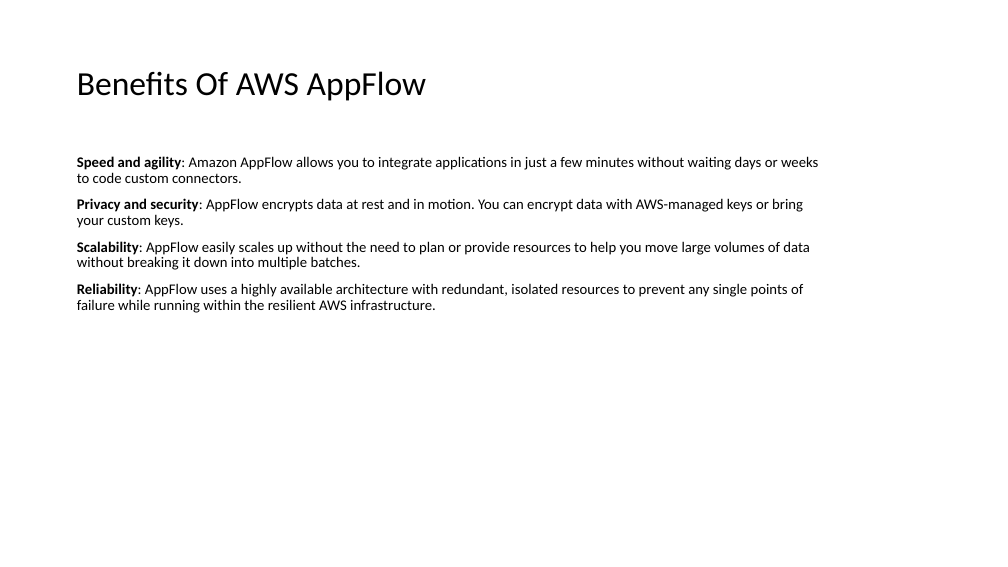
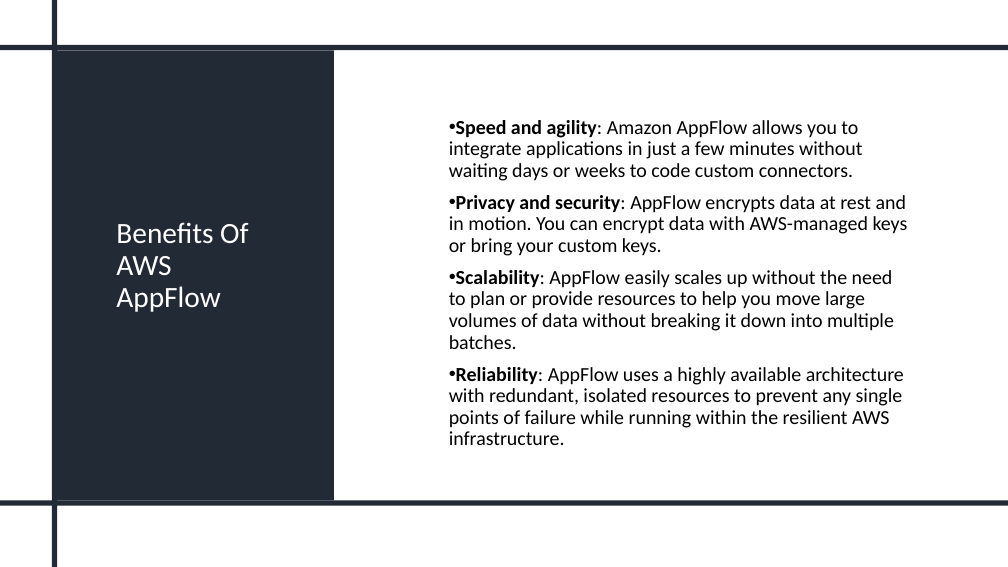
Before and after one commit to IlyaChakun/aws-iba-courses, a slide deck: slide 4 of lecture-materials/Application-Integration/app_flow/aws_appflow.pptx. Drawn at 1008x567 pixels with LibreOffice and Linux fonts; fonts in the diff are those of the drawing. Boxes give left, top, right and bottom in pixels: in the first picture for what was removed or moved away, otherwise in the second. Text is boxed around its words. In the diff, an @@ line names an element or a change of style, - is before the commit and + after.

```diff
--- a/lecture-materials/Application-Integration/app_flow/aws_appflow.pptx
+++ b/lecture-materials/Application-Integration/app_flow/aws_appflow.pptx
@@ rectangle added at (x1=52, y1=0, x2=57, y2=567), fill #222A35 @@
@@ rectangle added at (x1=0, y1=45, x2=1008, y2=51), fill #222A35 @@
@@ rectangle added at (x1=54, y1=51, x2=334, y2=501), fill #222A35 @@
@@ title "Benefits Of AWS AppFlow" moved from (x1=77, y1=71, x2=426, y2=101) to (x1=116, y1=222, x2=248, y2=312) @@
@@ title "Benefits Of AWS AppFlow" at (x1=116, y1=222, x2=248, y2=312): size 32 to 28 pt, text colour #000000 to #FFFFFF @@
@@ text "Speed and agility: Amazon AppFlow ..." moved from (x1=77, y1=156, x2=818, y2=313) to (x1=449, y1=120, x2=908, y2=445) @@
@@ text "Speed and agility: Amazon AppFlow ..." at (x1=449, y1=120, x2=908, y2=445): size 14 to 19 pt; bullet none to •; vertical alignment top to middle @@
@@ rectangle added at (x1=0, y1=501, x2=1008, y2=506), fill #222A35 @@
```
Also in this commit, not shown: 3 other slides changed, 12 other files.
